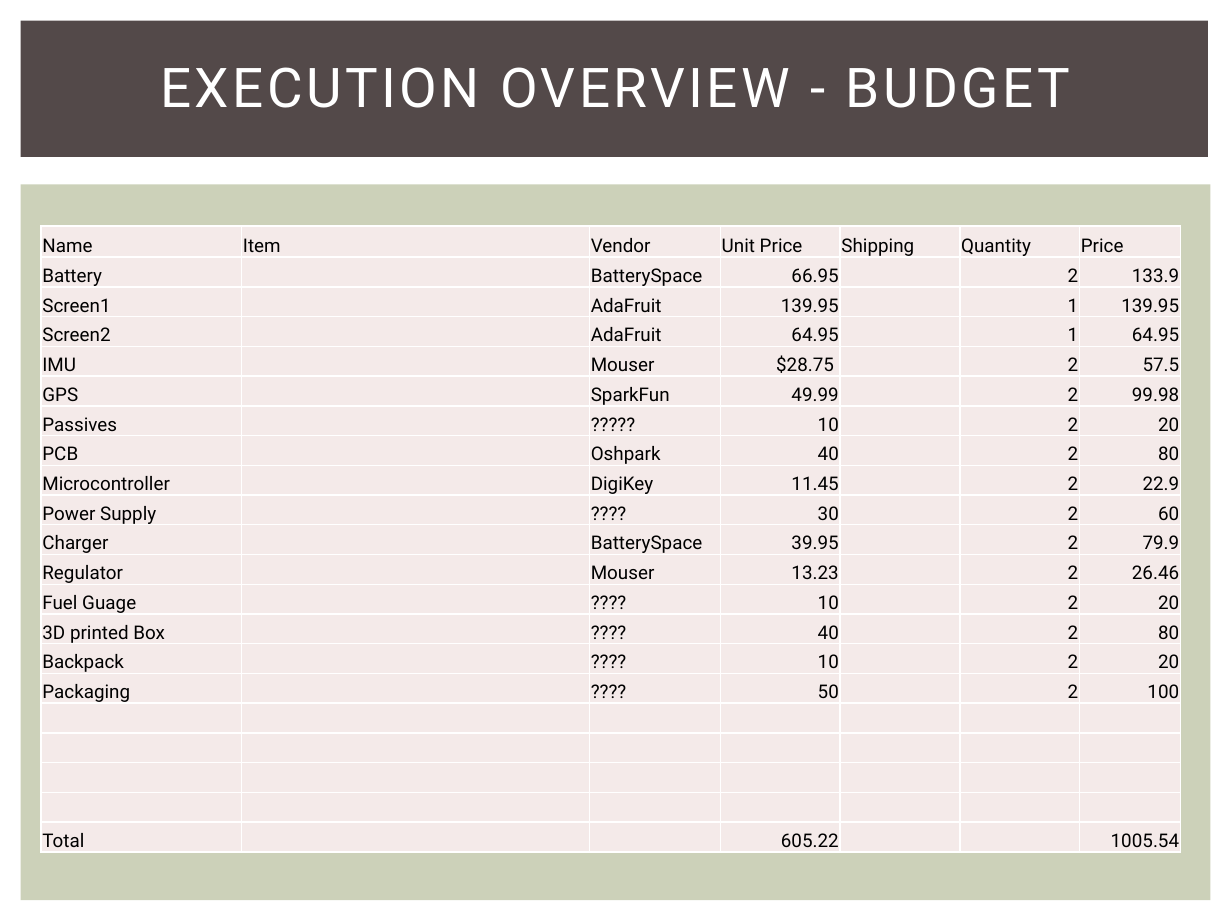
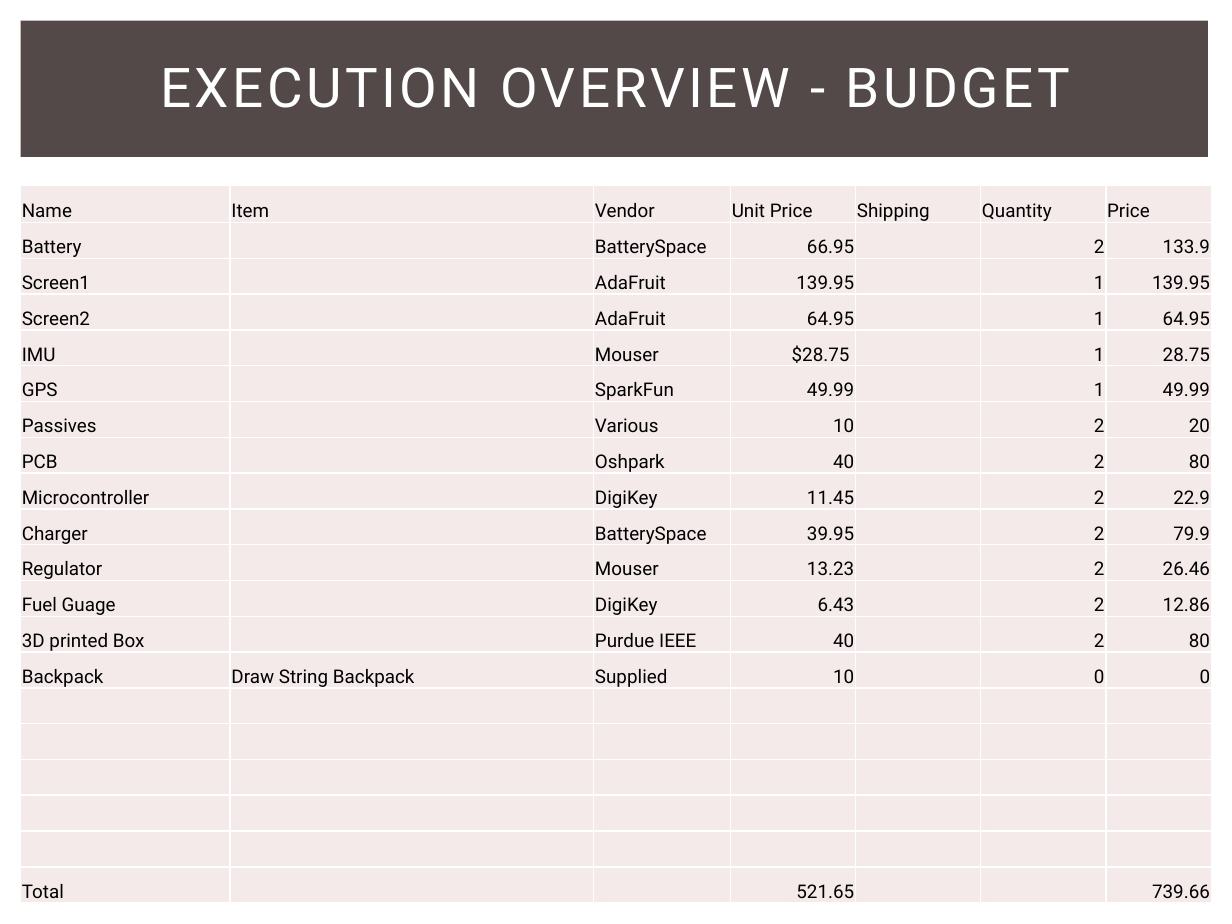
Before and after one commit to snowpuppy/augreality, a slide deck: slide 17 of doc/AugRealityMidReview.pptx (slide 14 before the commit). Drawn at 1232x924 pixels with LibreOffice and Linux fonts; fonts in the diff are those of the drawing. Boxes give left, top, right and bottom in pixels: in the first picture for what was removed or moved away, otherwise in the second. Text is boxed around its words. In the diff, an @@ line names an element or a change of style, - is before the commit and + after.

Commit message:
Timeline slides updated to be readable. Budget slides updated to fill in missing info and to remove old info. Steven's modifications to performance metrics added back in.

```diff
--- a/doc/AugRealityMidReview.pptx
+++ b/doc/AugRealityMidReview.pptx
@@ table at bbox=[21, 185, 1214, 903] @@
-row 5, column 6: 2
+row 5, column 6: 1
-row 5, column 7: 57.5
+row 5, column 7: 28.75
-row 6, column 6: 2
+row 6, column 6: 1
-row 6, column 7: 99.98
+row 6, column 7: 49.99
-row 7, column 3: ?????
+row 7, column 3: Various
-row 10: Power Supply |  | ???? | 30 |  | 2 | 60
-row 13: Fuel Guage |  | ???? | 10 |  | 2 | 20
-row 14: 3D printed Box |  | ???? | 40 |  | 2 | 80
-row 15: Backpack |  | ???? | 10 |  | 2 | 20
-row 16: Packaging |  | ???? | 50 |  | 2 | 100
+row 12: Fuel Guage |  | DigiKey | 6.43 |  | 2 | 12.86
+row 13: 3D printed Box |  | Purdue IEEE | 40 |  | 2 | 80
+row 14: Backpack | Draw String Backpack | Supplied | 10 |  | 0 | 0
-row 21: Total |  |  | 605.22 |  |  | 1005.54
+row 19:  |  |  |  |  |  | 
+row 20: Total |  |  | 521.65 |  |  | 739.66
@@ table: place and size @@
-table at bbox=[41, 225, 1179, 852]
+table at bbox=[21, 185, 1214, 903]
```
Also in this commit, not shown: 2 other slides changed, 4 slides added, 1 slide removed.
